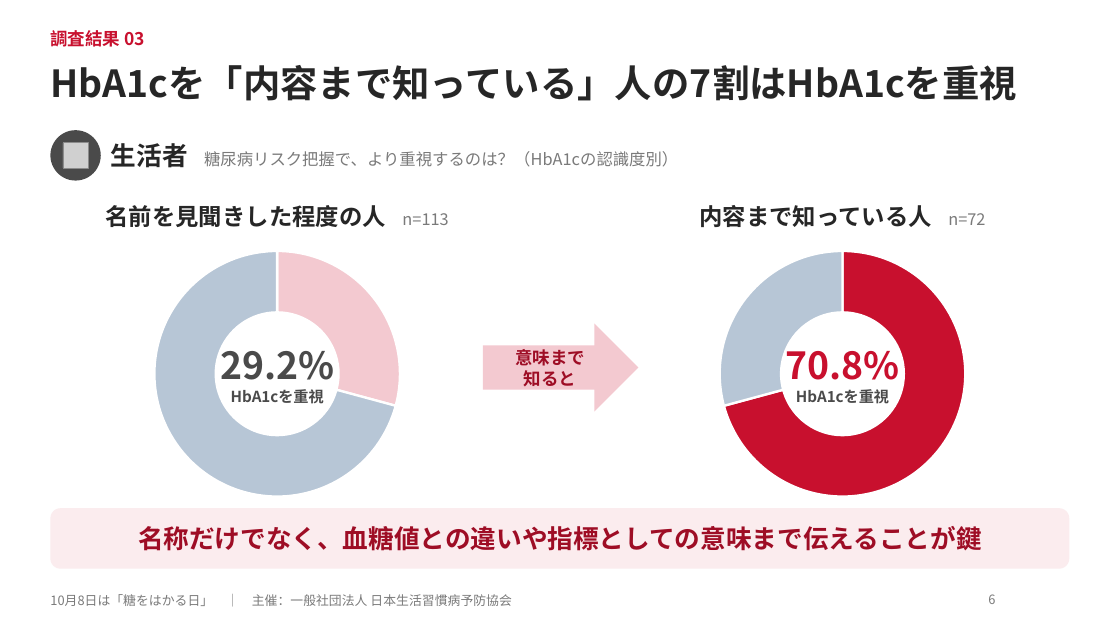
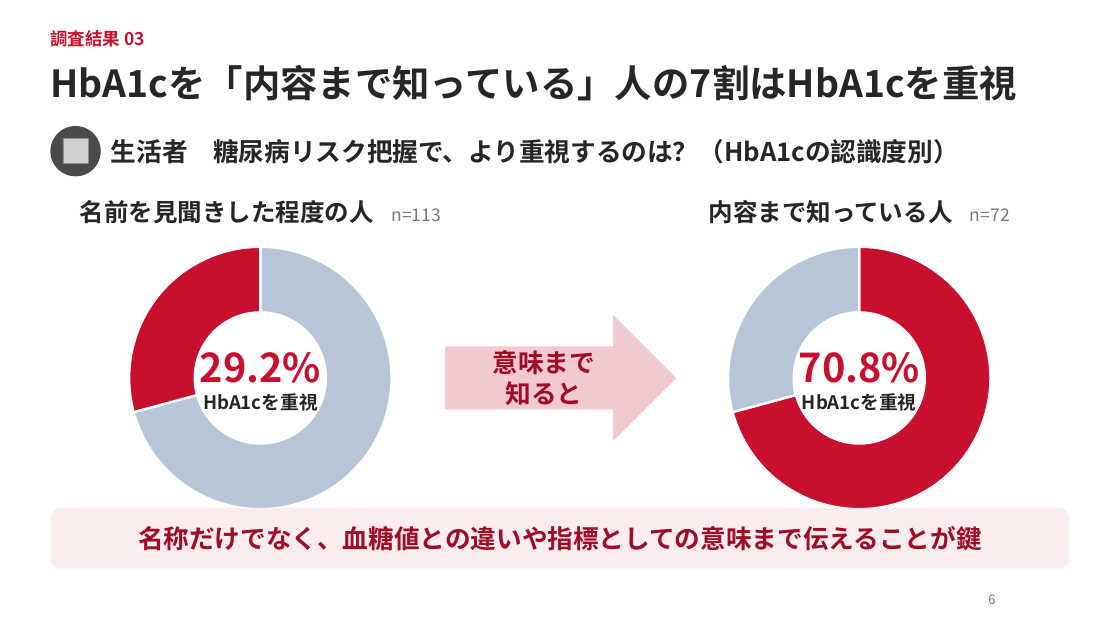
Before and after one commit to araiezes-ai/my-website, a slide deck: slide 6 of deliverables/hba1c-event/会場プレゼン_ヘモグロビンA1c_1008.pptx. Drawn at 1120x630 pixels with LibreOffice and Linux fonts; fonts in the diff are those of the drawing; grey boxes stand for pictures; background and template pictures are left out. Boxes give left, top, right and bottom in pixels: in the first picture for what was removed or moved away, otherwise in the second. Text is boxed around its words. In the diff, an @@ line names an element or a change of style, - is before the commit and + after.

```diff
--- a/deliverables/hba1c-event/会場プレゼン_ヘモグロビンA1c_1008.pptx
+++ b/deliverables/hba1c-event/会場プレゼン_ヘモグロビンA1c_1008.pptx
@@ ellipse: place and size @@
-ellipse at box(50, 130, 101, 181)
+ellipse at box(50, 126, 101, 176)
@@ picture: place and size @@
-picture at box(63, 143, 88, 168)
+picture at box(63, 139, 88, 164)
@@ text "生活者 糖尿病リスク把握で、より重視するのは？（HbA1cの認識度別）" at box(111, 139, 959, 164): size 14 to 22 pt, text colour #7A7A7A to #262626, bold on @@
@@ text "名前を見聞きした程度の人 n=113": place and size @@
-text "名前を見聞きした程度の人 n=113" at box(106, 205, 448, 227)
+text "名前を見聞きした程度の人 n=113" at box(80, 200, 440, 224)
@@ text "名前を見聞きした程度の人 n=113" at box(80, 200, 440, 224): size 20 to 21 pt in "名前を見聞きした程度の人"; size 14 to 15 pt in "n=113" @@
@@ text "内容まで知っている人 n=72": place and size @@
-text "内容まで知っている人 n=72" at box(699, 205, 985, 227)
+text "内容まで知っている人 n=72" at box(709, 200, 1010, 224)
@@ text "内容まで知っている人 n=72" at box(709, 200, 1010, 224): size 20 to 21 pt in "内容まで知っている人"; size 14 to 15 pt in "n=72" @@
@@ doughnut chart at box(118, 235, 403, 521) @@
-categories: HbA1c, 血糖値
+categories: 血糖値, HbA1c
-Series 1: 29, 71
+Series 1: 71, 29
@@ colours of single points changed @@
@@ hole size changed @@
@@ doughnut chart: place and size @@
-doughnut chart at box(143, 239, 412, 508)
+doughnut chart at box(118, 235, 403, 521)
@@ doughnut chart at box(717, 235, 1002, 521) @@
@@ hole size changed @@
@@ doughnut chart: place and size @@
-doughnut chart at box(708, 239, 977, 508)
+doughnut chart at box(717, 235, 1002, 521)
@@ text "29.2%": place and size @@
-text "29.2%" at box(220, 341, 334, 404)
+text "29.2%" at box(200, 342, 321, 415)
@@ text "29.2%" at box(200, 342, 321, 415): size 32 to 34 pt, text colour #4A4A4A to #C8102E in "29.2%"; size 13 to 16 pt, text colour #4A4A4A to #262626 in "HbA1cを重視" @@
@@ text "意味まで": place and size @@
-text "意味まで" at box(515, 349, 585, 386)
+text "意味まで" at box(493, 350, 596, 405)
@@ text "意味まで" at box(493, 350, 596, 405): size 15 to 22 pt @@
@@ right arrow: place and size @@
-right arrow at box(483, 323, 639, 412)
+right arrow at box(445, 315, 676, 441)
@@ text "70.8%": place and size @@
-text "70.8%" at box(785, 341, 899, 404)
+text "70.8%" at box(799, 342, 920, 415)
@@ text "70.8%" at box(799, 342, 920, 415): size 32 to 34 pt in "70.8%"; size 13 to 16 pt, text colour #4A4A4A to #262626 in "HbA1cを重視" @@
@@ text removed at box(50, 594, 511, 606) @@
-10月8日は「糖をはかる日」 ｜ 主催：一般社団法人 日本生活習慣病予防協会
```
Also in this commit, not shown: 9 other slides changed, 1 slide removed, 3 other files.
